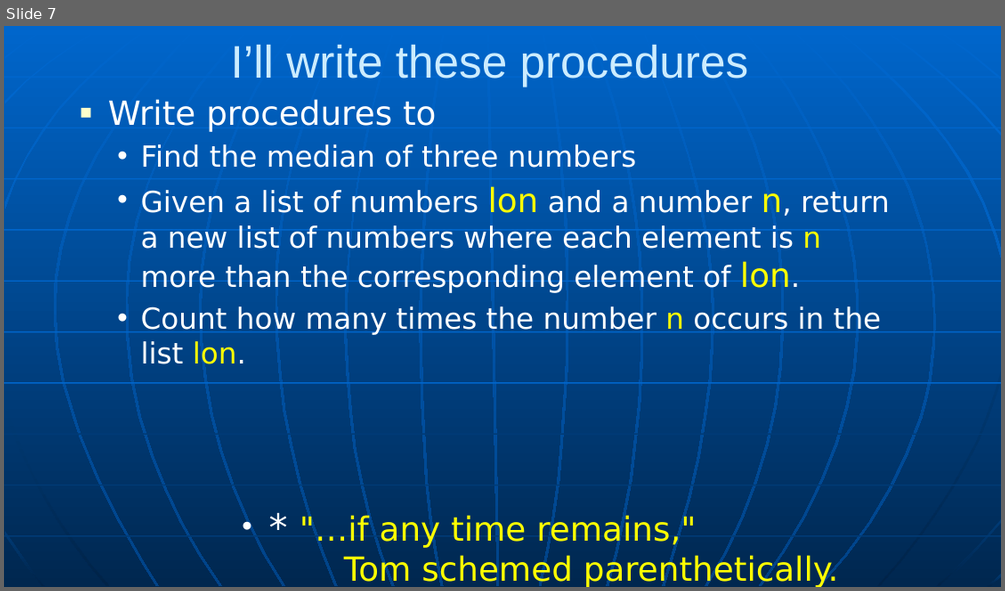
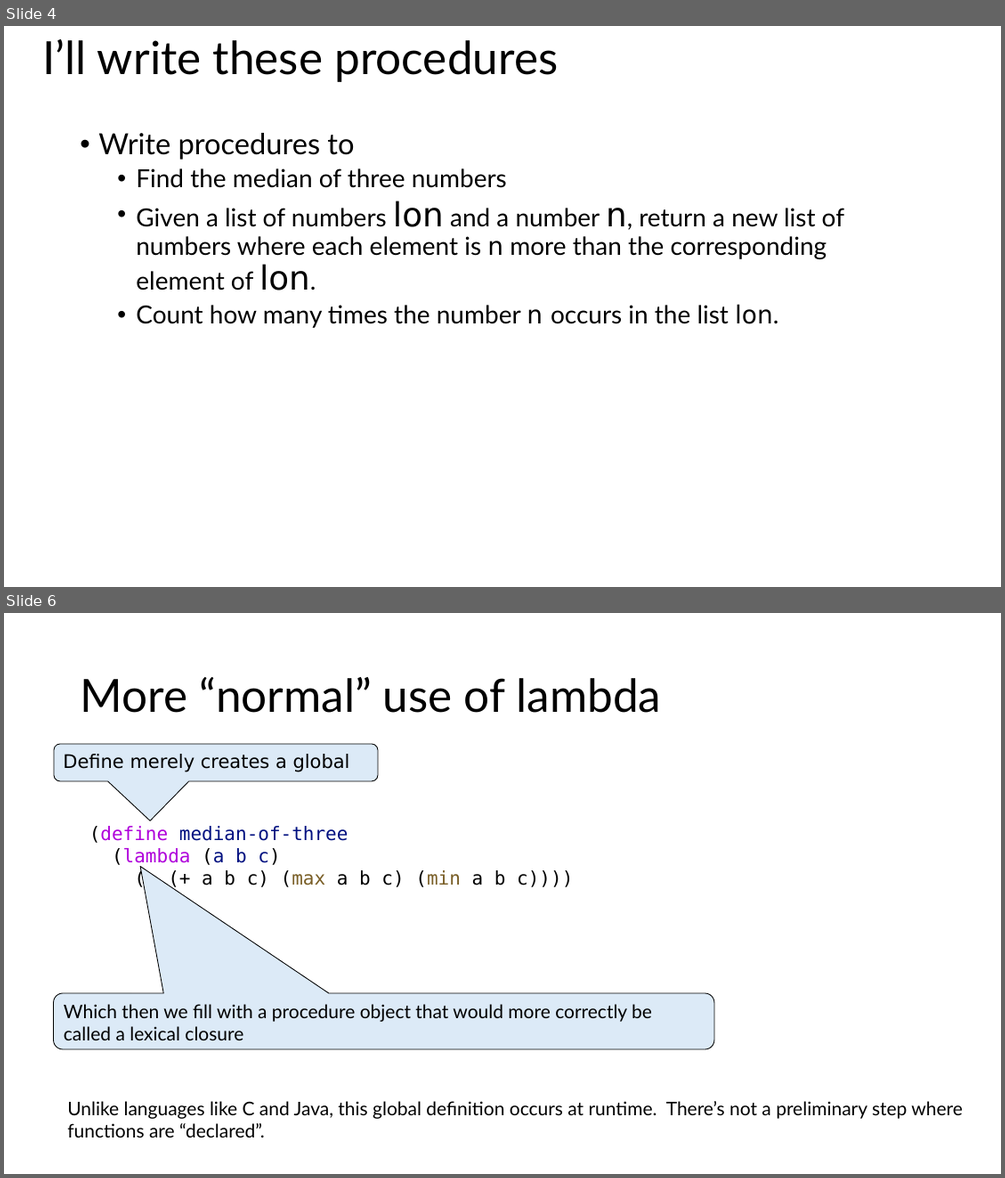
Before and after one commit to RHIT-CSSE/csse304, a slide deck: ClassMaterials/Lambda/Lambda.pptx. Shown one above the other, each under a label of ours: slide 7 before the commit, slides 4 and 6 after it; the slides between them are not shown. The pictures are 1005x591 and 1005x1178 pixels, drawn with LibreOffice and Linux fonts; fonts in the diff are those of the drawing. Boxes give left, top, right and bottom in pixels: in the first picture for what was removed or moved away, otherwise in the second. Text is boxed around its words. In the diff, an @@ line names an element or a change of style, - is before the commit and + after.

```diff
--- a/ClassMaterials/Lambda/Lambda.pptx
+++ b/ClassMaterials/Lambda/Lambda.pptx
@@ slide 6 added at bbox=[4, 613, 1001, 1174], background #FFFFFF @@
@@ title added at bbox=[80, 677, 662, 713], 44 pt, text #000000 @@
+More “normal” use of lambda
@@ rounded speech box added at bbox=[54, 744, 378, 781], fill #DCEAF7, outline #000000 0.75 pt, 18 pt, text #000000 @@
+Define merely creates a global
@@ text added at bbox=[89, 826, 573, 887], 18 pt, text #000000 @@
+(define median-of-three
+(lambda (a b c)
+(- (+ a b c) (max a b c) (min a b c))))
@@ rounded speech box added at bbox=[53, 993, 714, 1049], fill #DCEAF7, outline #000000 0.75 pt, 18 pt, text #000000 @@
+Which then we fill with a procedure object that would more correctly be called a lexical closure
@@ text added at bbox=[67, 1101, 963, 1137], 18 pt, text #000000 @@
+Unlike languages like C and Java, this global definition occurs at runtime. There’s not a preliminary step where functions are “declared”.
@@ what was slide 7 is now slide 4 @@
@@ slide 4 changed as well @@
@@ background gradient #0066CC to #004488 to #FFFFFF @@
@@ title "I’ll write these procedures" at bbox=[42, 39, 558, 82]: font Arial to Lato, text colour #CCECFF to #000000; alignment centre to left; line spacing 1 to 0.9 @@
@@ text "Write procedures to": place and size @@
-text "Write procedures to" at bbox=[108, 99, 890, 364]
+text "Write procedures to" at bbox=[98, 133, 844, 328]
@@ text "Write procedures to" at bbox=[98, 133, 844, 328]: size 32 to 28 pt in "Write procedures to"; font DejaVu Sans to Lato, text colour #FFFFFF to #000000; size 28 to 24 pt in "Find the median of three numbers", "Given a list of numbers and a ...", "Count how many times the number n ..."; text colour #FFFF00 to #000000 in "lon n, n lon.", "n lon."; bullet ■ to •; line spacing 1 to 0.9; more space between paragraphs; indent changed @@
@@ group removed at bbox=[4, 26, 1001, 587]: 24 freeform shapes, 10 lines @@
@@ text removed at bbox=[299, 513, 839, 587] @@
-• * "…if any time remains,"
-  Tom schemed parenthetically.
```
Also in this commit, not shown: 4 other slides changed, 1 other slide added, 5 slides removed, 1 other file.
